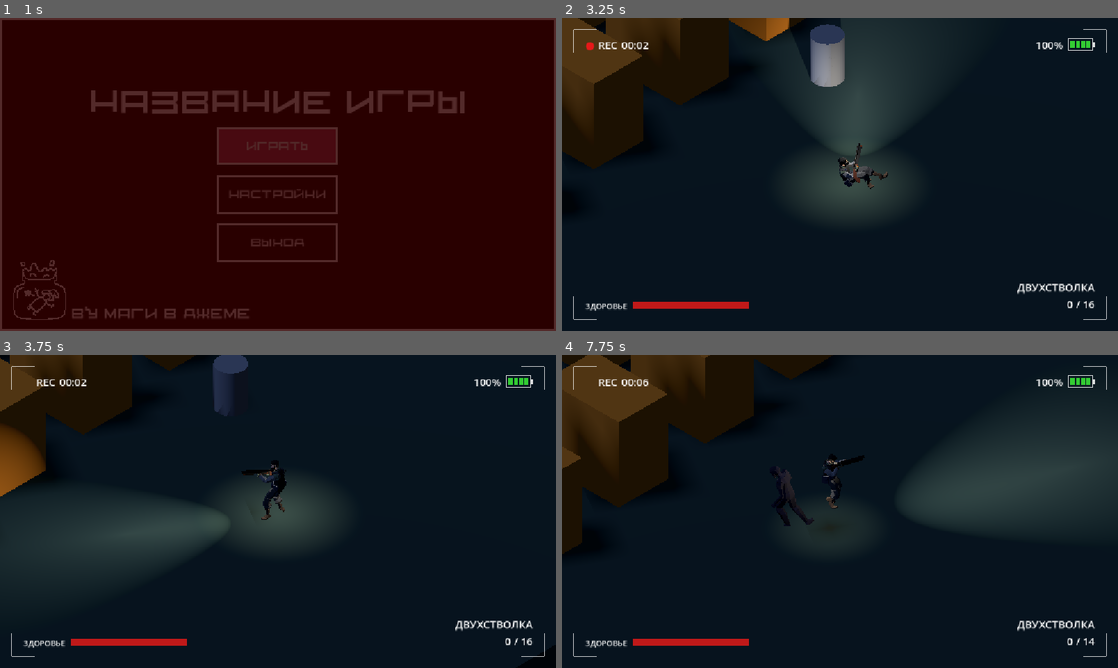
Above: before the commit, frames 1-4 (two rows, left to right).
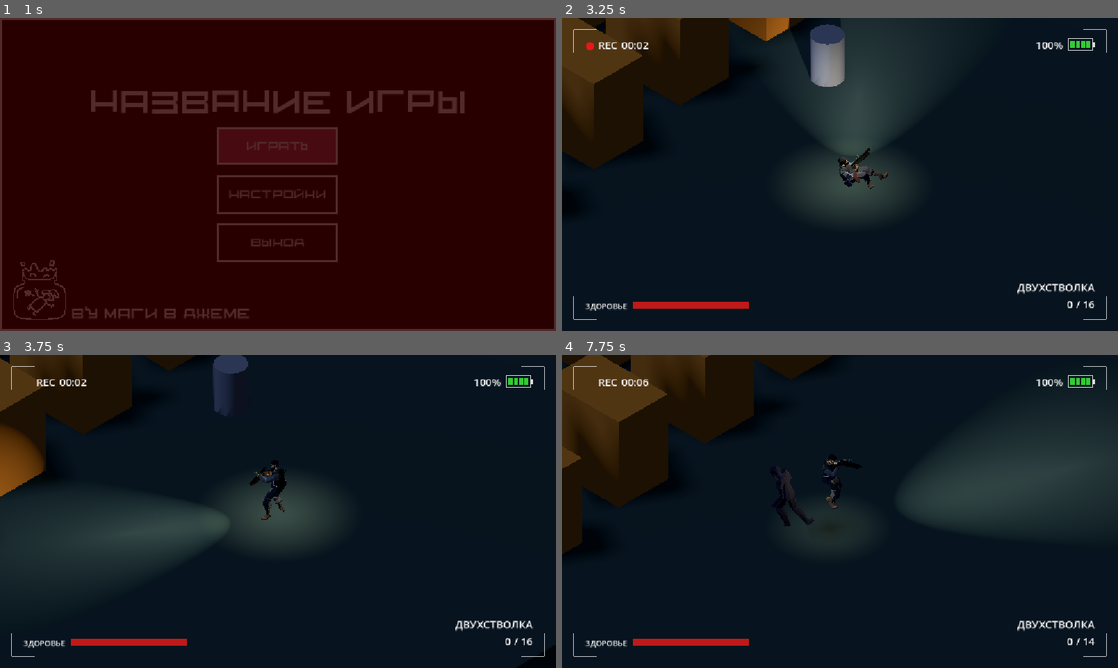
Above: after the commit, the same moments.

Repository: AnckerStudios/the-camera-game
Game: Godot game, scene res://ui/menu/menu.tscn
Two runs of this game, one before a commit and one after it. Both use one fixed random seed, a clock stepped at 60 frames per second and the inputs below.
Inputs (mouse positions are in pixels of both pictures, inside the frame that each line leads up to):
- Up to frame 1 (1 s): click "Играть" at 0.5 s
- Up to frame 2 (3.25 s): move the mouse to (962, 158) at 1.27 s; press the mouse at (962, 158) at 1.28 s; hold D (move_right) 1.28-2.03 s; tap Space (jump) at 1.52, 2.27 s; move the mouse to (728, 190) at 2.02 s; release the mouse at (728, 190) at 2.03 s; hold S (move_backward) 2.03-2.78 s; right-click (728, 190) at 2.1 s; click (728, 190) at 2.3 s; move the mouse to (895, 105) at 2.77 s; press the mouse at (895, 105) at 2.78 s; hold D (move_right) from 2.78 s (still down); tap Shift (dash) at 2.85 s
- Up to frame 3 (3.75 s): move the mouse to (250, 574) at 3.52 s; release D (move_right) at 3.53 s; release the mouse at (250, 574) at 3.53 s; hold W (move_forward) from 3.53 s (still down); click (250, 574) at 3.6 s
- Up to frame 4 (7.75 s): tap Space (jump) at 3.77, 4.52, 5.27, 6.77, 7.52 s; move the mouse to (1006, 558) at 4.27 s; release W (move_forward) at 4.28 s; press the mouse at (1006, 558) at 4.28 s; hold A (move_left) 4.28-5.78 s; tap E (interaction) at 4.35 s; tap R (reload) at 4.9 s; move the mouse to (673, 464) at 5.02 s; release the mouse at (673, 464) at 5.03 s; tap Q (weapon_next) at 5.1 s; click (673, 464) at 5.3 s; move the mouse to (867, 511) at 5.77 s; hold S (move_backward) 5.78-6.53 s; hold Mouse wheel up (weapon_prev) 5.78-6.53 s; click (867, 511) at 6.05 s; move the mouse to (756, 433) at 6.52 s; hold D (move_right) 6.53-7.28 s; click (756, 433) at 6.6 s; move the mouse to (962, 495) at 7.27 s; hold W (move_forward) from 7.28 s (still down); hold Right mouse button (alt_fire) from 7.28 s (still down); click (962, 495) at 7.55 s

Frame 1 is identical in both runs. In frame 2, 0.1% of the frame differs, in the area x 52-56%, y 40-49%; in frame 3, less than 0.1%; in frame 4, less than 0.1%.

Commit message:
add animation in weapon and reload by shootgun

Diff:
--- a/gamelogic/weapon/firearm.gd
+++ b/gamelogic/weapon/firearm.gd
@@ -43,6 +43,12 @@
 ## Заряжать по одному патрону; выстрел прерывает перезарядку.
 @export var reload_per_round := false
 
+@export_group("Анимация")
+## Плеер анимаций
+@export var animator: AnimationPlayer
+## Анимация под reload_time. потом в методе растягиваем анимацию
+@export var reload_animation: StringName
+
 var loaded := 0
 var is_reloading := false
 
@@ -93,11 +99,13 @@
 		return
 	is_reloading = true
 	_reload_timer = reload_time
+	_play_reload_animation()
 	reload_started.emit()
 
 
 func unequip() -> void:
 	is_reloading = false
+	_reset_animation()
 	super()
 
 
@@ -113,6 +121,7 @@
 		if not reload_per_round:
 			return false
 		is_reloading = false
+		_reset_animation()
 
 	rounds = clampi(rounds, 1, loaded)
 	loaded -= rounds
@@ -186,6 +195,20 @@
 	return []
 
 
+## метод для растягивания анимации оружия под reload
+func _play_reload_animation() -> void:
+	if not animator or not animator.has_animation(reload_animation):
+		return
+	var length := animator.get_animation(reload_animation).length
+	animator.play(reload_animation, -1.0, length / maxf(reload_time, 0.01))
+
+
+func _reset_animation() -> void:
+	if animator and animator.is_playing():
+		animator.seek(0.0, true)
+		animator.stop()
+
+
 func _flash() -> void:
 	if not _flash_light:
 		return
--- a/gamelogic/weapon/weapon_double_shotgun.tscn
+++ b/gamelogic/weapon/weapon_double_shotgun.tscn
@@ -4,8 +4,10 @@
 [ext_resource type="PackedScene" uid="uid://do5npr5ry1lsy" path="res://resources/model/weapons/kal_shootgun.glb" id="2_model"]
 [ext_resource type="AudioStream" uid="uid://bsv1wusib4t65" path="res://resources/music/gun.mp3" id="3_dvrv3"]
 
-[node name="WeaponDoubleShotgun" type="Node3D" unique_id=360883226]
+[node name="WeaponDoubleShotgun" type="Node3D" unique_id=360883226 node_paths=PackedStringArray("animator")]
 script = ExtResource("1_firearm")
+animator = NodePath("Model/AnimationPlayer")
+reload_animation = &"Reload_002"
 damage = 12.0
 pellets = 8
 spread_degrees = 20.0
Binary file changed: resources/model/weapons/kal_shootgun.glb
